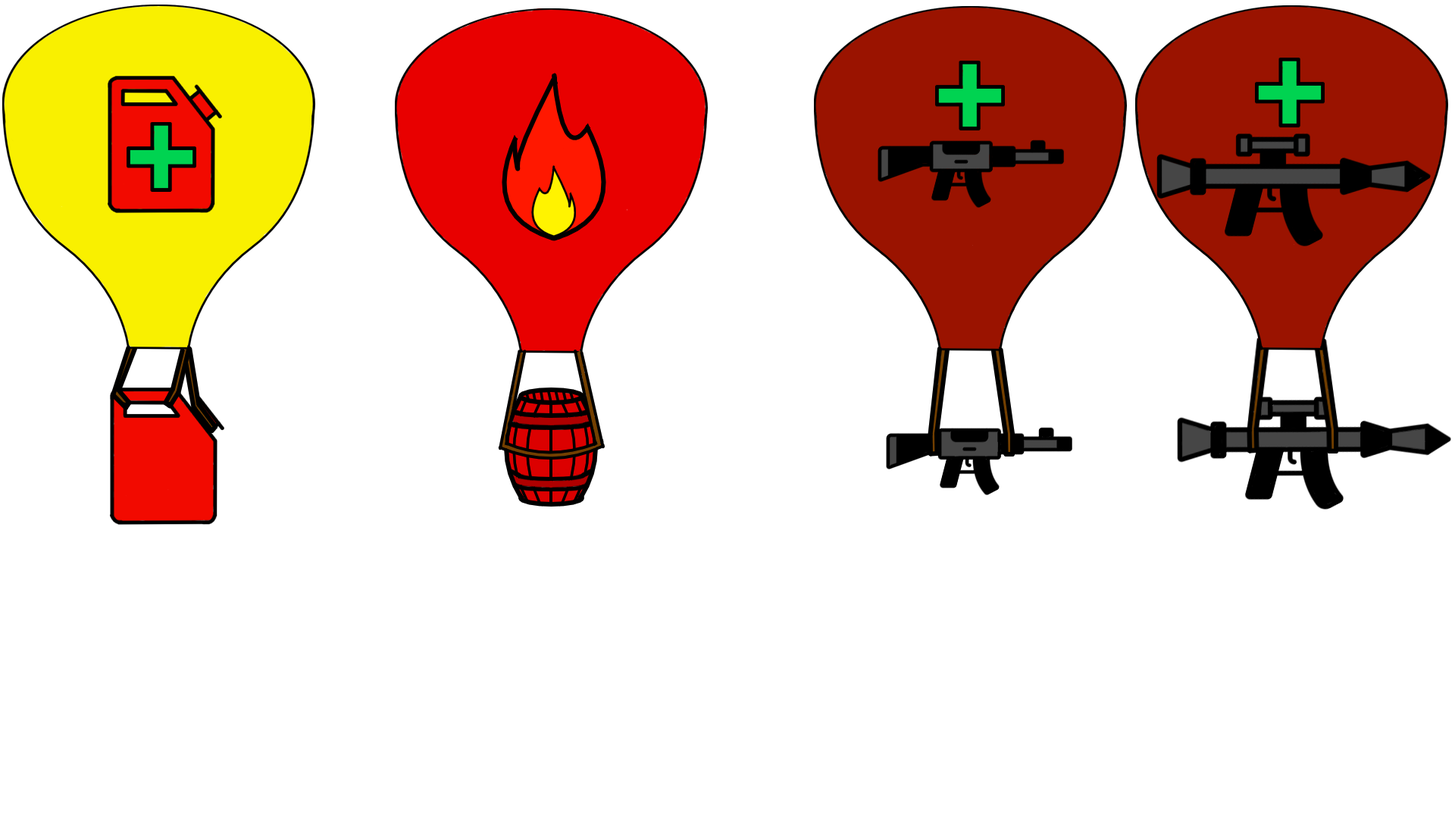
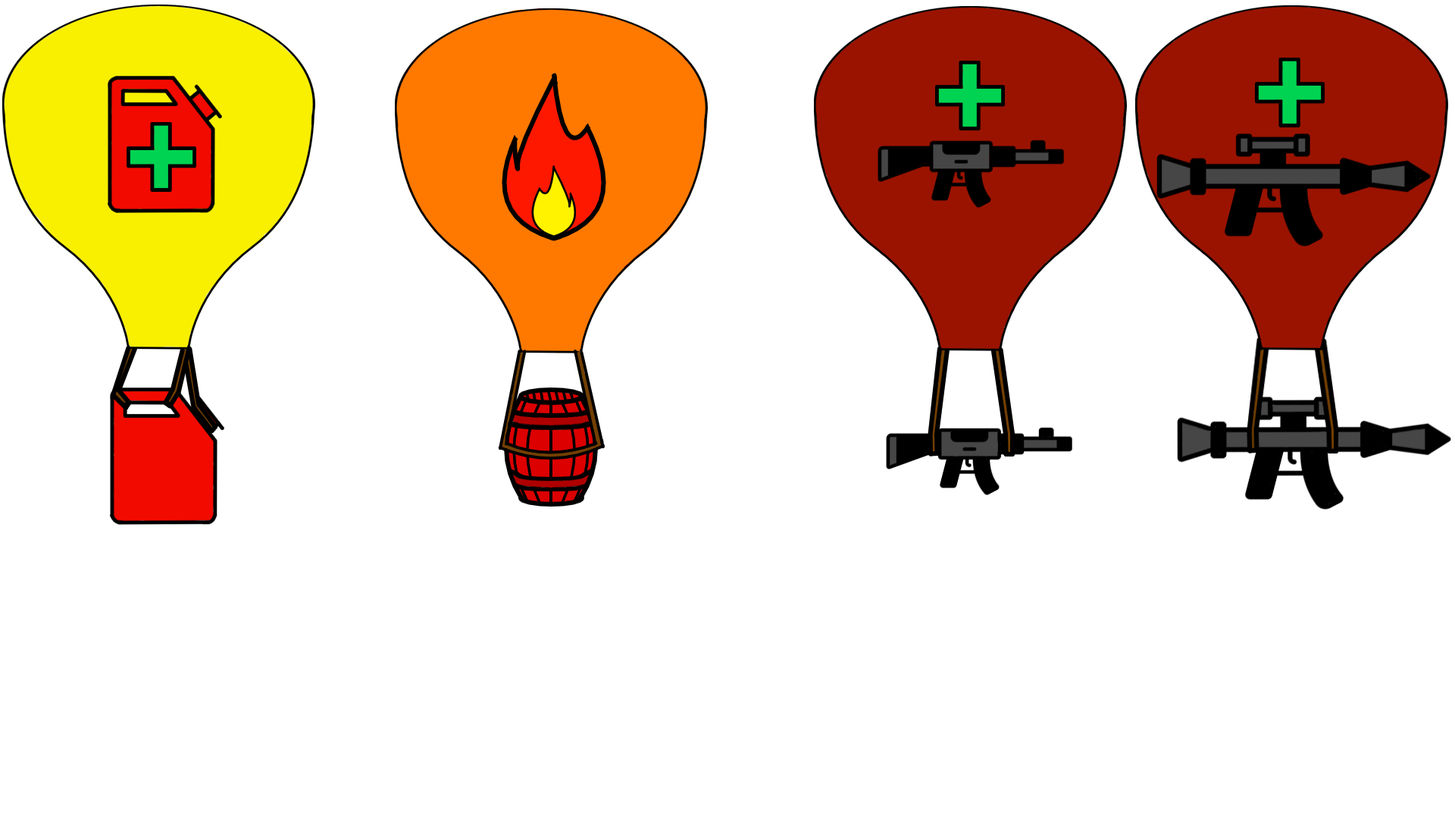
Comparing the layer stacks of the two (1455, 819) images. Changes:
painted on "colour" (19th of 19, in "boom boom balloon") over box(396, 9, 708, 354)
